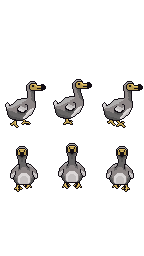
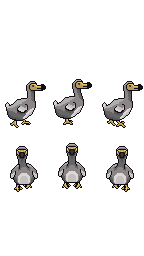
Before/after of a 144×256 layered artwork. What changed in the layer stack:
painted on "face" over <box>17,83,131,159</box>
painted on "head" over <box>17,145,127,158</box>
